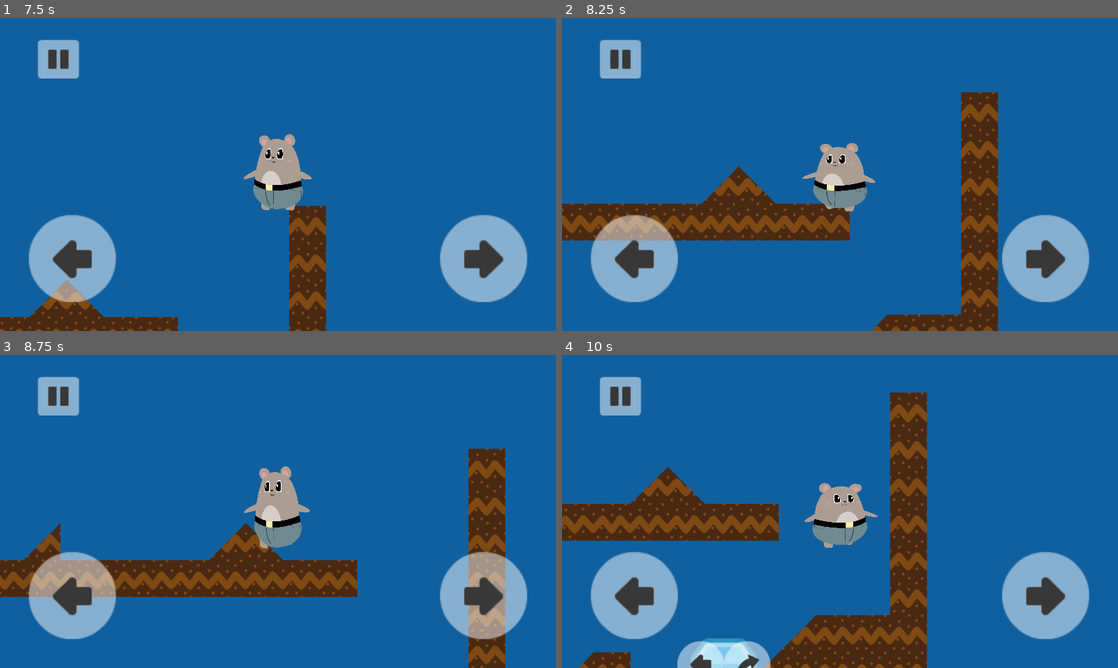
Above: before the commit, frames 1-4 (two rows, left to right).
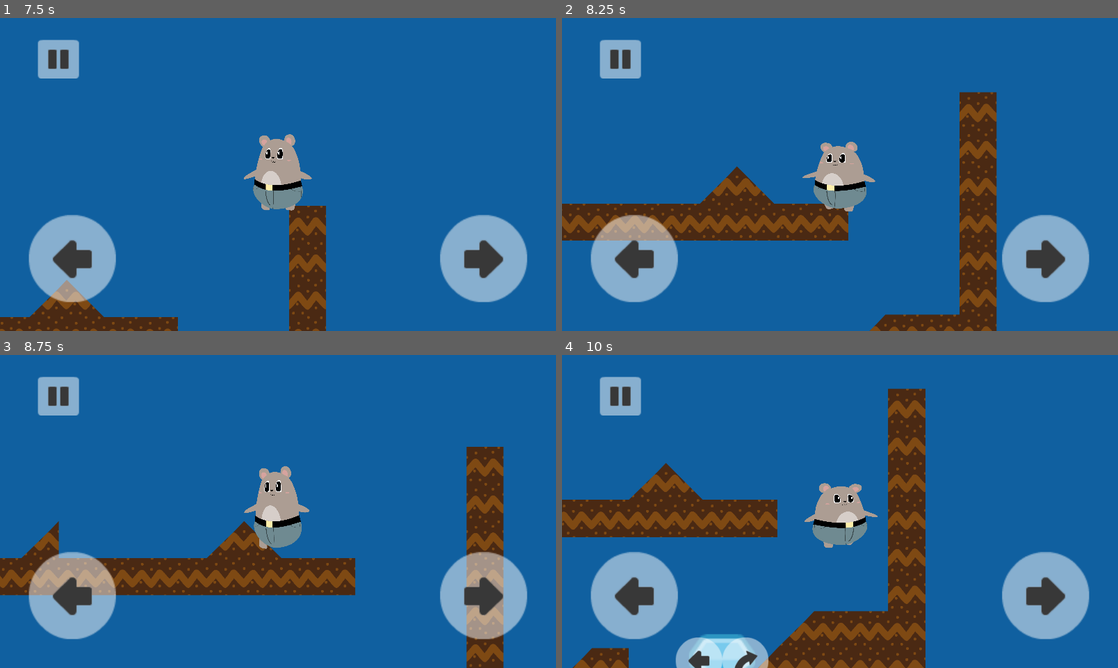
Above: after the commit, the same moments.

Repository: arnaudcoj/buttbutt_adventures
Game: Godot game, scene res://Main/scenes/Main.tscn
Two runs of this game, one before a commit and one after it. Both use one fixed random seed, a clock stepped at 60 frames per second and the inputs below.
Inputs (mouse positions are in pixels of both pictures, inside the frame that each line leads up to):
- Up to frame 1 (7.5 s): tap Enter (ui_accept) at 0.5, 0.77, 3.02, 4.52, 5.27, 6.02, 7.25 s; move the mouse to (400, 158) at 0.52 s; hold Right (right_action) 0.53-1.25 s; click (400, 158) at 0.67 s; click (61, 58) at 1.25 s; click (350, 193) at 2 s; move the mouse to (166, 190) at 2.77 s; hold Right (right_action) 2.78-3.53 s; move the mouse to (333, 105) at 3.52 s; hold Left (left_action) 3.53-4.28 s; move the mouse to (250, 237) at 4.27 s; hold Right (right_action) 4.28-5.78 s; click (250, 237) at 4.42 s; move the mouse to (444, 221) at 5.02 s; move the mouse to (111, 127) at 5.77 s; hold Left (left_action) 5.78-6.53 s; move the mouse to (305, 174) at 6.52 s; hold Right (right_action) 6.53-7.28 s; click (305, 174) at 6.67 s; move the mouse to (194, 96) at 7.27 s; hold Left (left_action) from 7.28 s (still down)
- Up to frame 2 (8.25 s): keep holding Left (left_action); tap Enter (ui_accept) at 7.52 s; move the mouse to (962, 158) at 8.02 s
- Up to frame 3 (8.75 s): keep holding Left (left_action); tap Enter (ui_accept) at 8.27 s
- Up to frame 4 (10 s): move the mouse to (728, 527) at 8.77 s; release Left (left_action) at 8.78 s; hold Right (right_action) from 8.78 s (still down); click (728, 527) at 8.92 s; tap Enter (ui_accept) at 9.02 s; move the mouse to (895, 442) at 9.52 s

Frame 1 is identical in both runs. In frame 2, 2.5% of the frame differs, in the area x 0-79%, y 23-100%; in frame 3, 3.6%; in frame 4, 6.9%, in the area x 0-66%, y 10-100%.
Error in both runs: Trying to assign value of type 'Node' to a variable of type 'buttbutt.gd'. (res://Main/scripts/Splash.gd:4)

Commit message:
Fix Fall physics

Diff:
--- a/sources/entities/buttbutt/buttbutt.gd
+++ b/sources/entities/buttbutt/buttbutt.gd
@@ -11,9 +11,11 @@
 export var jump_apex_time := .5
 export var ghost_jump_time := .4
 export var can_grab_ledge := true
-export var step_fix_height := 20
+export var step_fix_height := 30
 export var snap_vector := Vector2(0, 32)
 export var floor_max_angle := deg2rad(50)
+
+const up_vector = Vector2.UP
 
 onready var gravity = 2 * jump_height / pow(jump_apex_time, 2)
 onready var acceleration_factor = (horizontal_speed - horizontal_start_speed) / horizontal_max_time
@@ -59,6 +61,9 @@
 	return false
 
 func fix_step_height():
+	if !is_on_wall():
+		return false
+
 	var space_state := get_world_2d().direct_space_state
 	# use global coordinates, not local to node
 	var collision_shape := $FullCollision
@@ -79,11 +84,11 @@
 	return false
 
 func is_normal_wall(normal, ground_normal = Vector2.UP):
-	print(abs(ground_normal.angle_to(normal)), " > ", floor_max_angle)
+#	print(abs(ground_normal.angle_to(normal)), " > ", floor_max_angle)
 	return abs(ground_normal.angle_to(normal)) > floor_max_angle
 
 func is_normal_floor(normal, ground_normal = Vector2.UP):
-	print(abs(ground_normal.angle_to(normal)), " < ", floor_max_angle)
+#	print(abs(ground_normal.angle_to(normal)), " < ", floor_max_angle)
 	return abs(ground_normal.angle_to(normal)) < floor_max_angle
 
 func on_pause():
--- a/sources/entities/buttbutt/fsm/Fall.gd
+++ b/sources/entities/buttbutt/fsm/Fall.gd
@@ -24,24 +24,15 @@
 
 	body.velocity.y += body.gravity * delta
 
-	var move_and_collide_result := body.move_and_collide(body.velocity * delta)
+	var new_velocity := body.move_and_slide(body.velocity, body.up_vector, true, 1, body.floor_max_angle)
 
-	var motion := body.velocity
-	if move_and_collide_result:
-		motion = move_and_collide_result.travel
-		if body.is_normal_floor(move_and_collide_result.normal) or body.fix_step_height():
-			body.velocity.y = body.gravity * delta
-			motion.y = 0
-			motion += body.move_and_slide_with_snap(body.velocity - motion, body.snap_vector, Vector2.UP, true, 1 , body.floor_max_angle)
-		else:
-			motion += body.move_and_slide(body.velocity - motion, Vector2.UP, true, 4 , body.floor_max_angle)
+	if body.is_on_floor() or body.fix_step_height():
+		body.move_and_slide_with_snap(Vector2(body.get_slide_collision(0).remainder.x / delta, 0), body.snap_vector, Vector2.UP, true, 2, body.floor_max_angle)
+		new_velocity = Vector2(body.velocity.x, 0)
+	elif body.is_on_wall():
+		body.move_and_slide(Vector2(0, body.get_slide_collision(0).remainder.y / delta), Vector2.UP, true, 4 , body.floor_max_angle)
+		new_velocity = Vector2(0, body.velocity.y)
 
-
-	if body.is_on_wall():
-		body.velocity = motion
-	elif body.is_on_floor():
-		body.velocity.y = 0
-	else:
-		body.velocity.y = motion.y
+	body.velocity = new_velocity
 
 	body.skeleton.set_speed(abs(body.velocity.y) / body.gravity)
